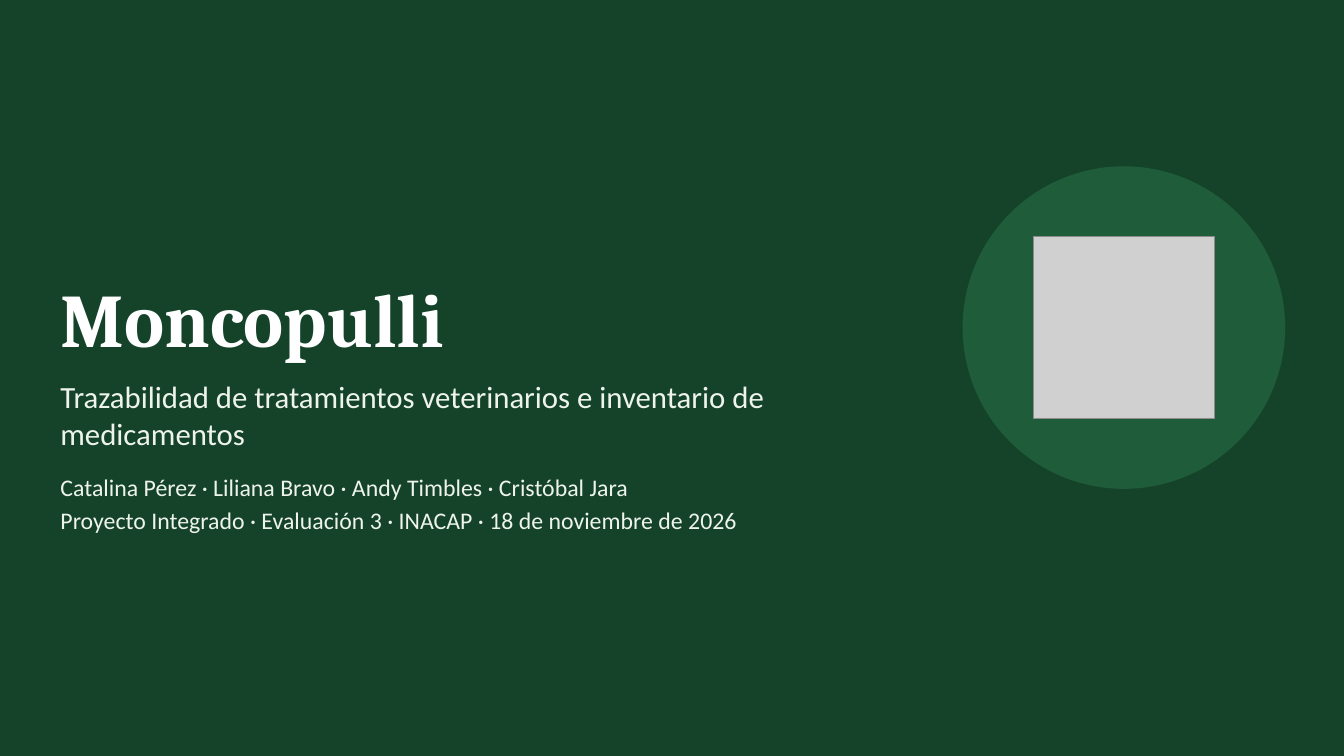
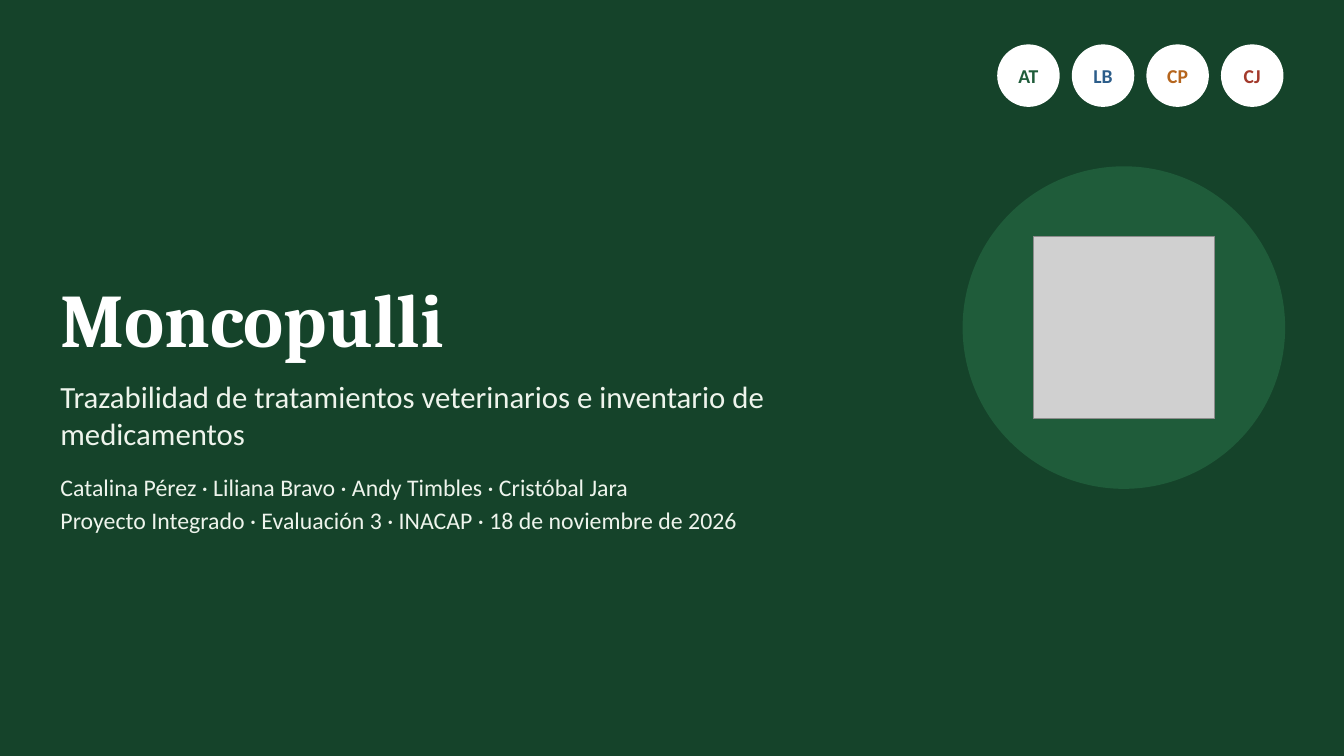
Before and after one commit to catitaconflow/moncopullis, a slide deck: slide 1 of docs/presentacion/Moncopulli_Defensa.pptx. Drawn at 1344x756 pixels with LibreOffice and Linux fonts; fonts in the diff are those of the drawing; grey boxes stand for pictures. Boxes give left, top, right and bottom in pixels: in the first picture for what was removed or moved away, otherwise in the second. Text is boxed around its words. In the diff, an @@ line names an element or a change of style, - is before the commit and + after.

```diff
--- a/docs/presentacion/Moncopulli_Defensa.pptx
+++ b/docs/presentacion/Moncopulli_Defensa.pptx
@@ ellipse added at bbox=[997, 44, 1060, 107], fill #FFFFFF @@
@@ ellipse added at bbox=[1072, 44, 1134, 107], fill #FFFFFF @@
@@ ellipse added at bbox=[1146, 44, 1209, 107], fill #FFFFFF @@
@@ ellipse added at bbox=[1221, 44, 1284, 107], fill #FFFFFF @@
@@ text added at bbox=[1018, 70, 1038, 83], 14 pt, text #1F5C3A, bold @@
+AT
@@ text added at bbox=[1093, 70, 1112, 83], 14 pt, text #2C5D8A, bold @@
+LB
@@ text added at bbox=[1167, 70, 1188, 83], 14 pt, text #B5651D, bold @@
+CP
@@ text added at bbox=[1244, 70, 1261, 83], 14 pt, text #A33A2C, bold @@
+CJ
```
Also in this commit, not shown: 23 other slides changed, 2 other files.
